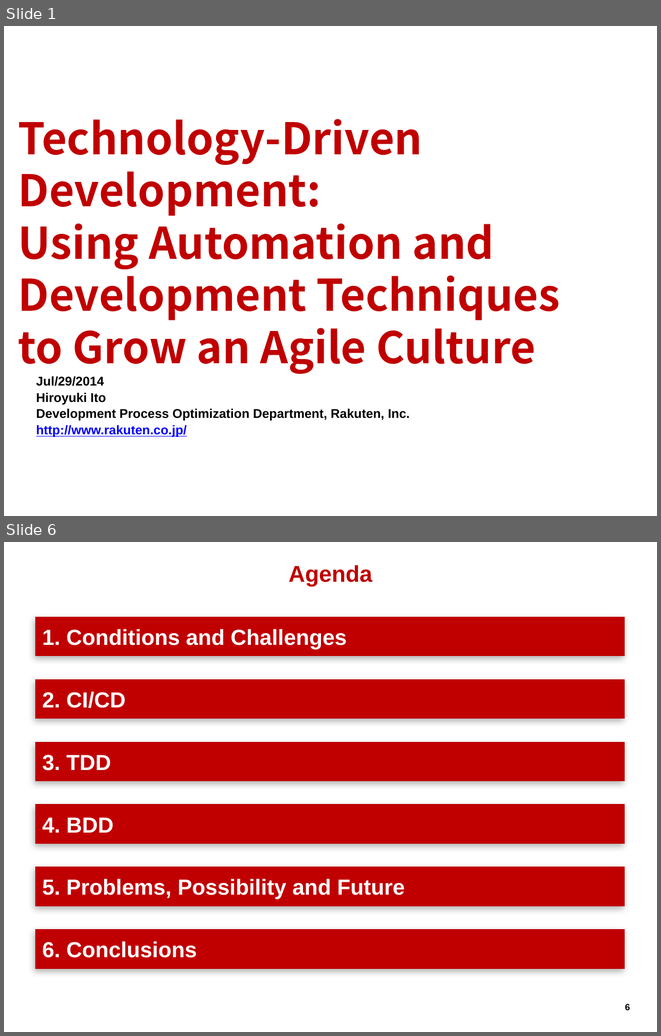
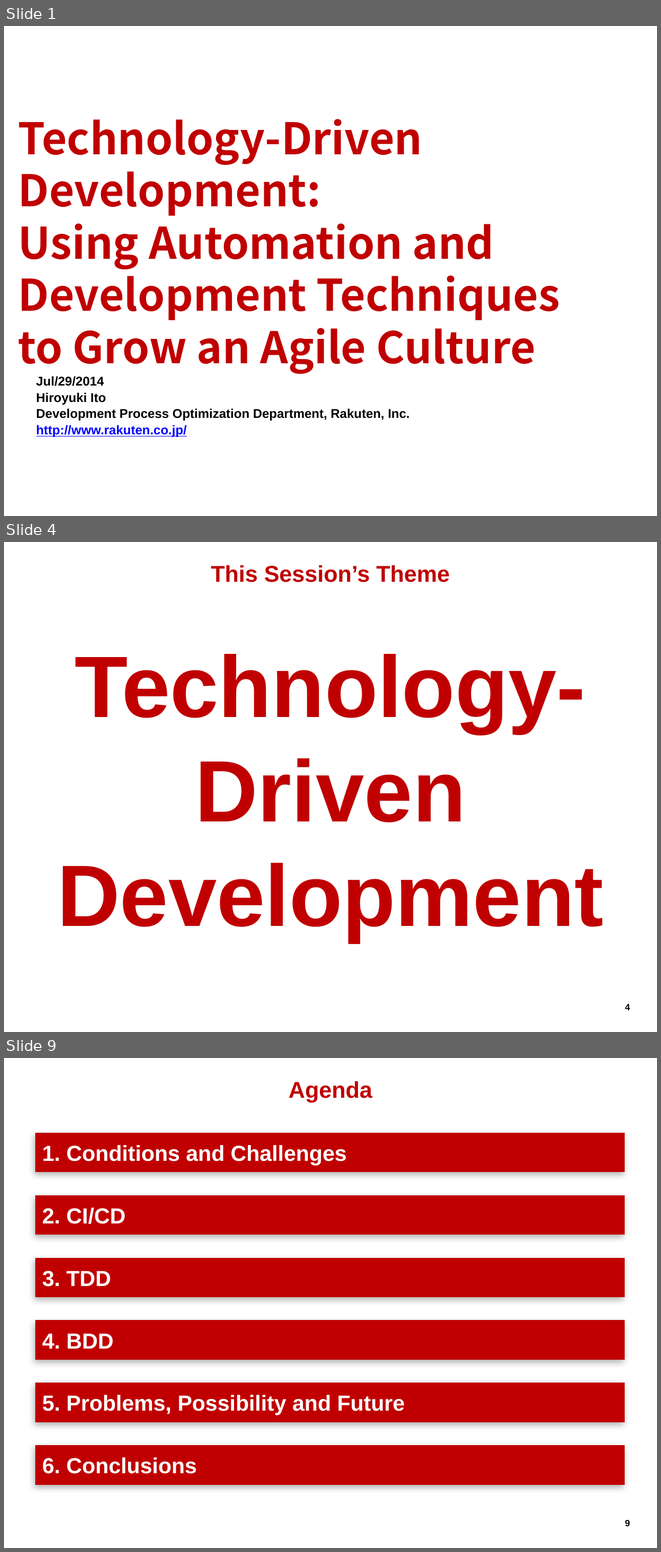
Before and after one commit to hageyahhoo/agile2014, a slide deck: presentations/TechnologyDrivenDevelopment.pptx. Shown one above the other, each under a label of ours: slides 1 and 6 before the commit, slides 1, 4 and 9 after it; the slides between them are not shown. The pictures are 661x1036 and 661x1552 pixels, drawn with LibreOffice and Linux fonts; fonts in the diff are those of the drawing; background and template pictures are left out. Boxes give left, top, right and bottom in pixels: in the first picture for what was removed or moved away, otherwise in the second. Text is boxed around its words. In the diff, an @@ line names an element or a change of style, - is before the commit and + after.

```diff
--- a/presentations/TechnologyDrivenDevelopment.pptx
+++ b/presentations/TechnologyDrivenDevelopment.pptx
@@ slide 4 added at (4,542,657,1032), background #FFFFFF; not listed: 1 template element that a slide beside it also shows @@
@@ title added at (211,565,450,582), 25.2 pt, text #BF0000, bold @@
+This Session’s Theme
@@ text added at (57,654,603,941), 96 pt, text #C00000, bold @@
+Technology-
+Driven
+Development
@@ what was slide 6 is now slide 9 @@
@@ page number at (625,1520,630,1526): text changed @@
-6
+9
```
Also in this commit, not shown: 4 slides changed, 2 other slides added.
